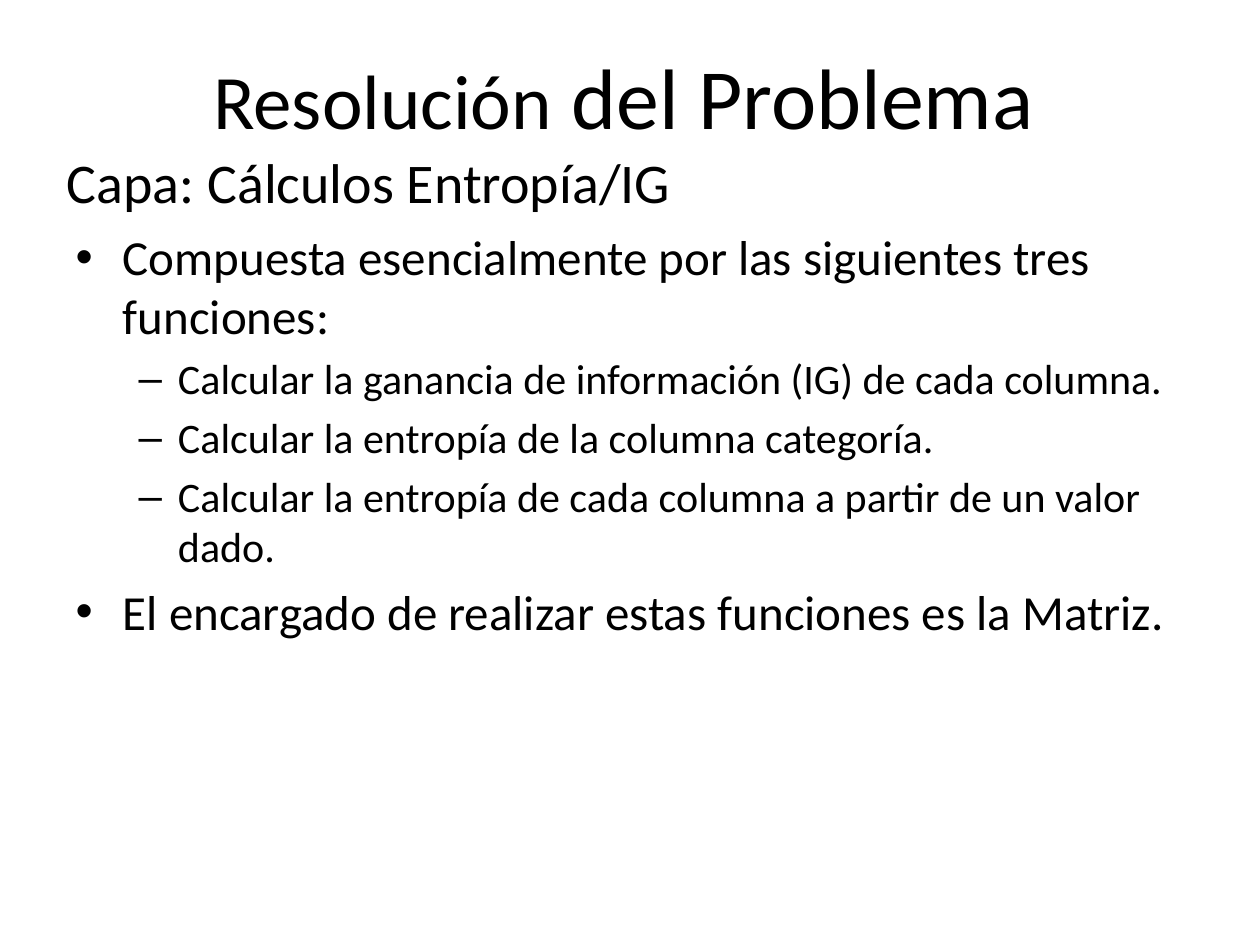
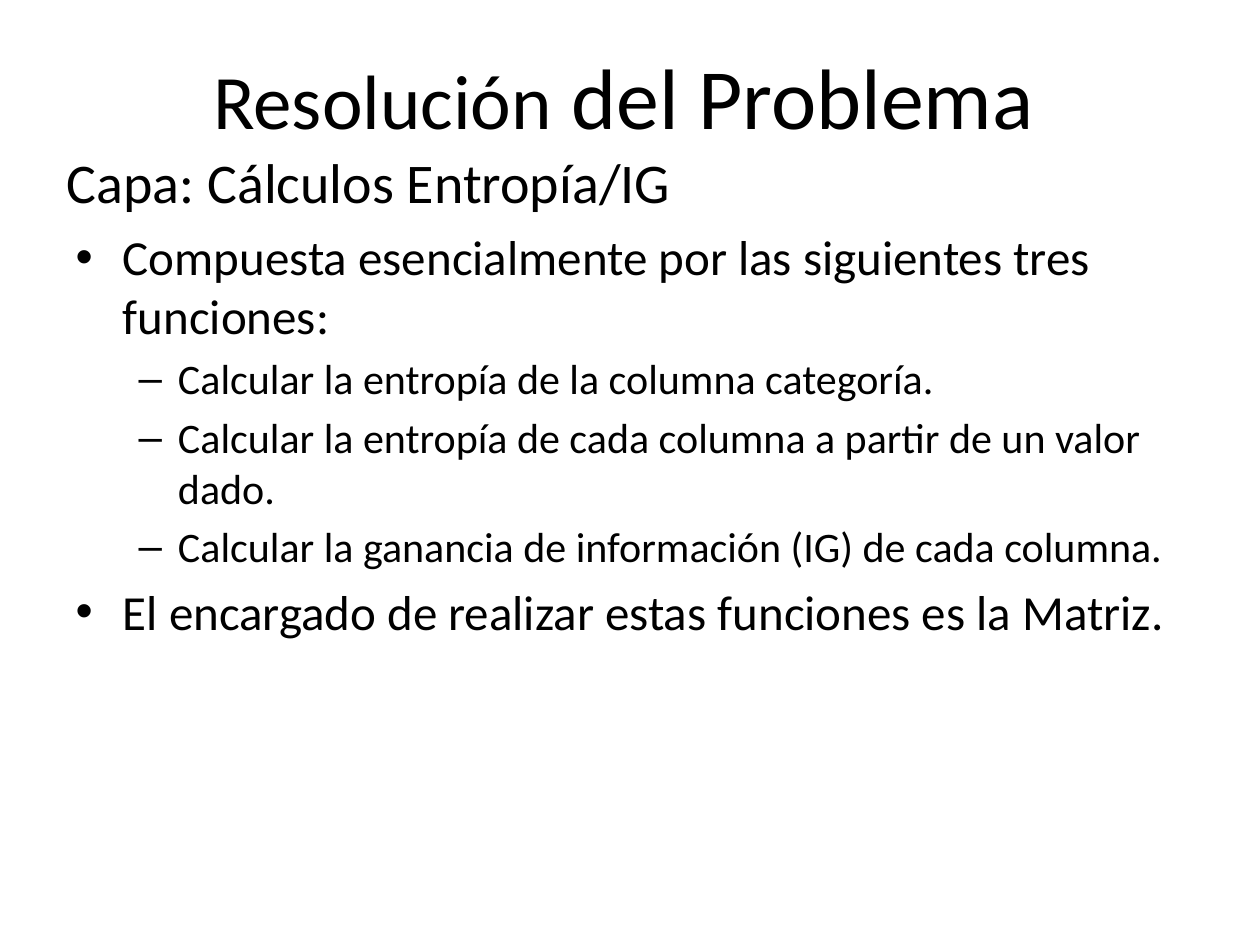
Before and after one commit to smoral/arbol-de-desicion, a slide deck: slide 3 of docs/PPT SDSD.pptx (slide 4 before the commit). Drawn at 1260x945 pixels with LibreOffice and Linux fonts; fonts in the diff are those of the drawing. Boxes give left, top, right and bottom in pixels: in the first picture for what was removed or moved away, otherwise in the second. Text is boxed around its words. In the diff, an @@ line names an element or a change of style, - is before the commit and + after.

```diff
--- a/docs/PPT SDSD.pptx
+++ b/docs/PPT SDSD.pptx
@@ text at <box>178,363,1162,402</box>: paragraph removed @@
-  – Calcular la ganancia de información (IG) de cada columna.
@@ text at <box>178,531,1162,570</box>: paragraph added @@
+  – Calcular la ganancia de información (IG) de cada columna.
```
Also in this commit, not shown: 3 other slides changed, 1 slide removed, 1 other file.
